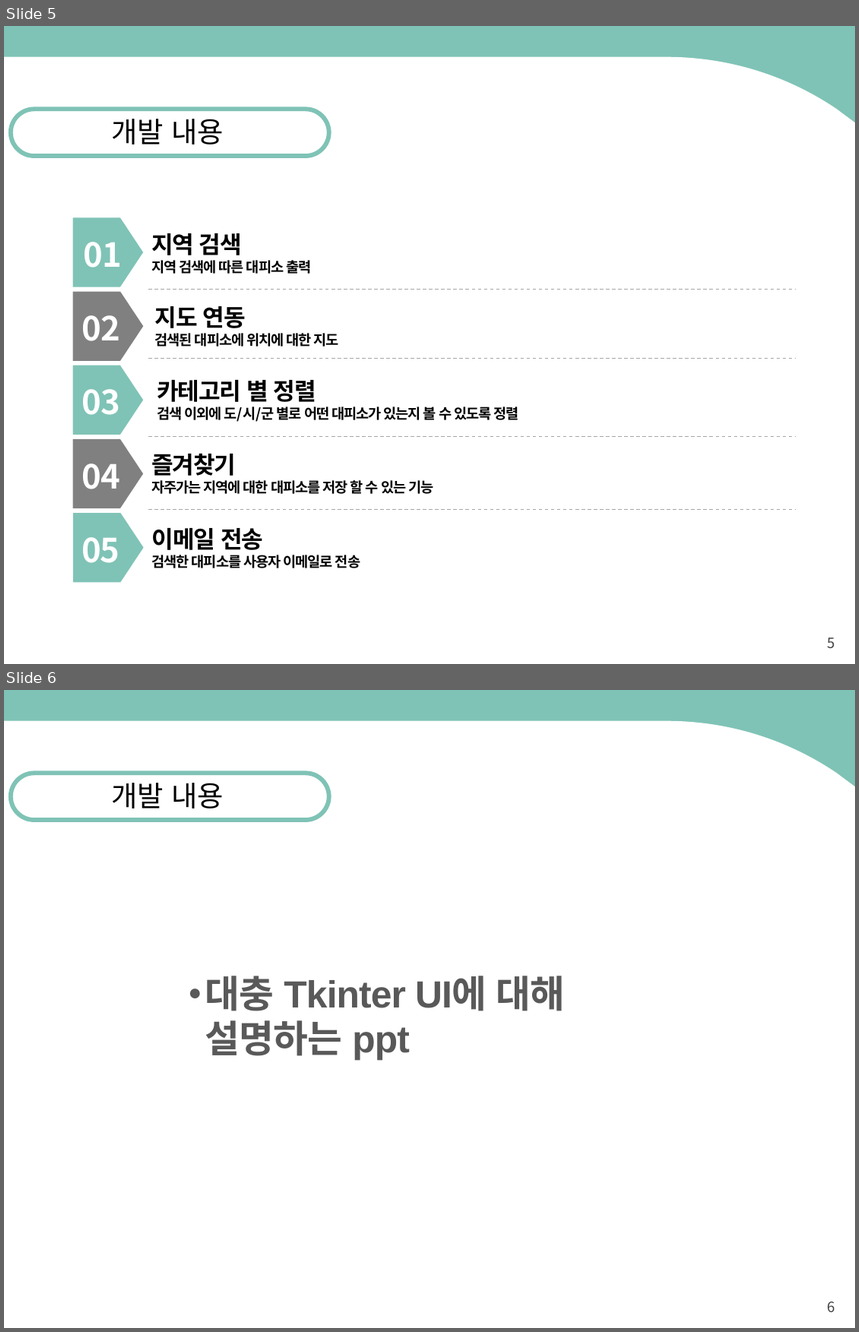
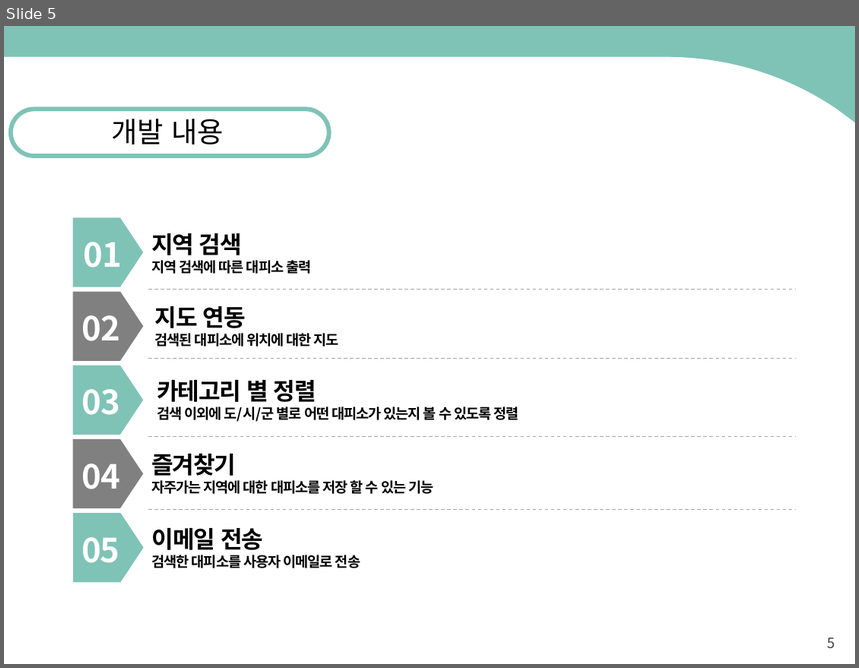
Before and after one commit to kpu2015180/scrtiptP, a slide deck: 기획발표.pptx. Shown one above the other, each under a label of ours: slides 5 and 6 before the commit, slide 5 after it. The pictures are 859x1332 and 859x668 pixels, drawn with LibreOffice and Linux fonts; fonts in the diff are those of the drawing. Boxes give left, top, right and bottom in pixels: in the first picture for what was removed or moved away, otherwise in the second. Text is boxed around its words. In the diff, an @@ line names an element or a change of style, - is before the commit and + after.

```diff
--- a/기획발표.pptx
+++ b/기획발표.pptx
@@ slide 6 removed at (4,690,855,1328), background #7FC3B6; not listed: 1 template element that a slide beside it also shows @@
@@ rounded rectangle removed at (11,774,329,820) @@
@@ text removed at (111,783,224,809) @@
-개발 내용
@@ text removed at (205,976,566,1061) @@
-● 대충 Tkinter UI에 대해 설명하는 ppt
@@ page number removed at (827,1302,835,1312) @@
-6
```
Also in this commit, not shown: 3 slides changed, 3 slides added.
